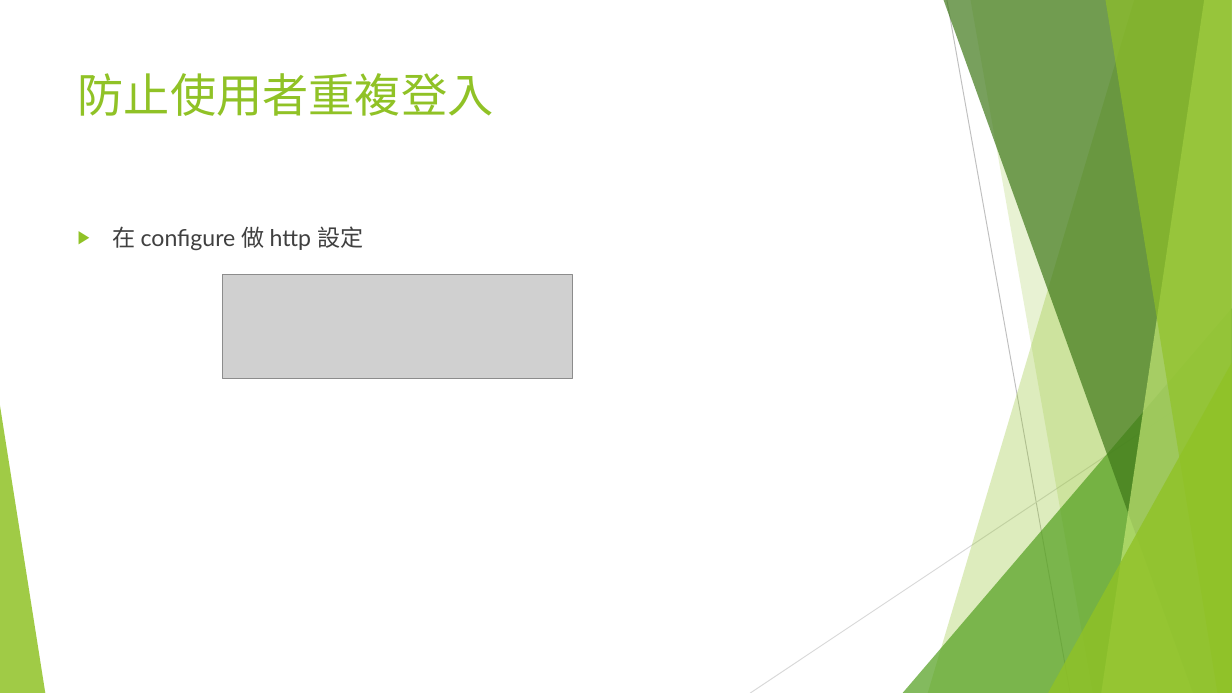
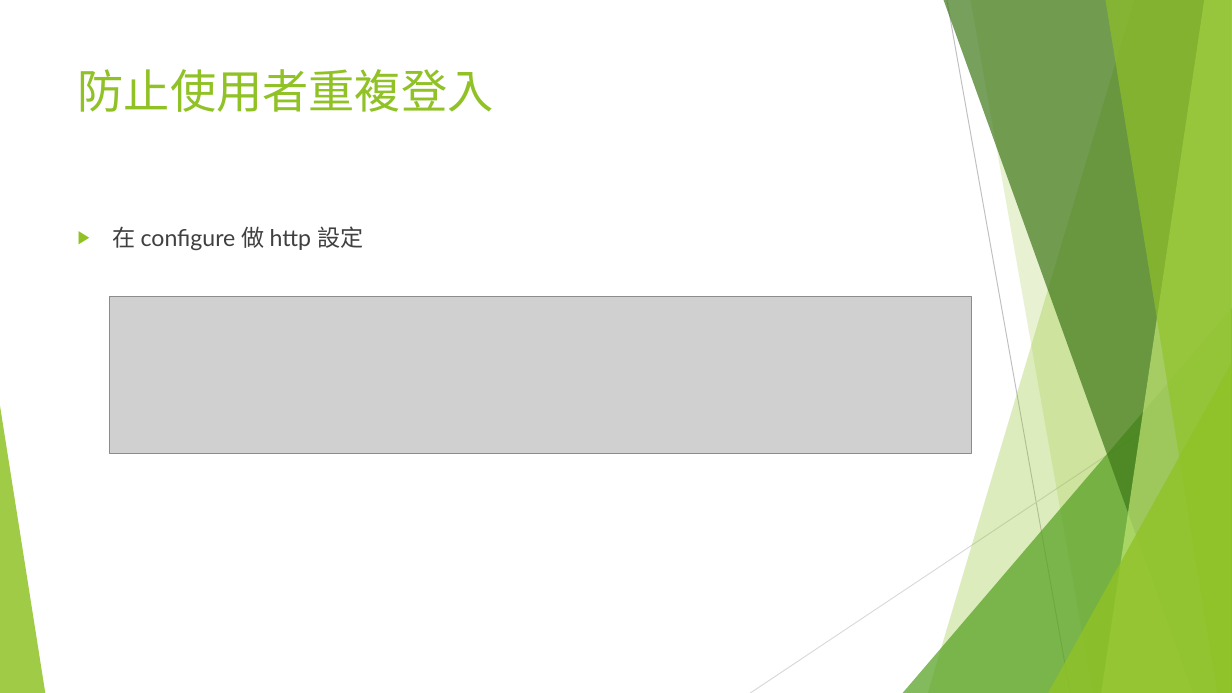
Before and after one commit to Danece/SpringBootSecurity, a slide deck: slide 14 of Spring Boot Security.pptx. Drawn at 1232x693 pixels with LibreOffice and Linux fonts; fonts in the diff are those of the drawing; grey boxes stand for pictures. Boxes give left, top, right and bottom in pixels: in the first picture for what was removed or moved away, otherwise in the second. Text is boxed around its words. In the diff, an @@ line names an element or a change of style, - is before the commit and + after.

```diff
--- a/Spring Boot Security.pptx
+++ b/Spring Boot Security.pptx
@@ title "防止使用者重複登入": place and size @@
-title "防止使用者重複登入" at (78, 73, 494, 116)
+title "防止使用者重複登入" at (78, 69, 494, 112)
@@ picture added at (110, 297, 971, 453) @@
@@ picture removed at (223, 274, 572, 379) @@
```
Also in this commit, not shown: 14 other slides changed, 5 other files.
